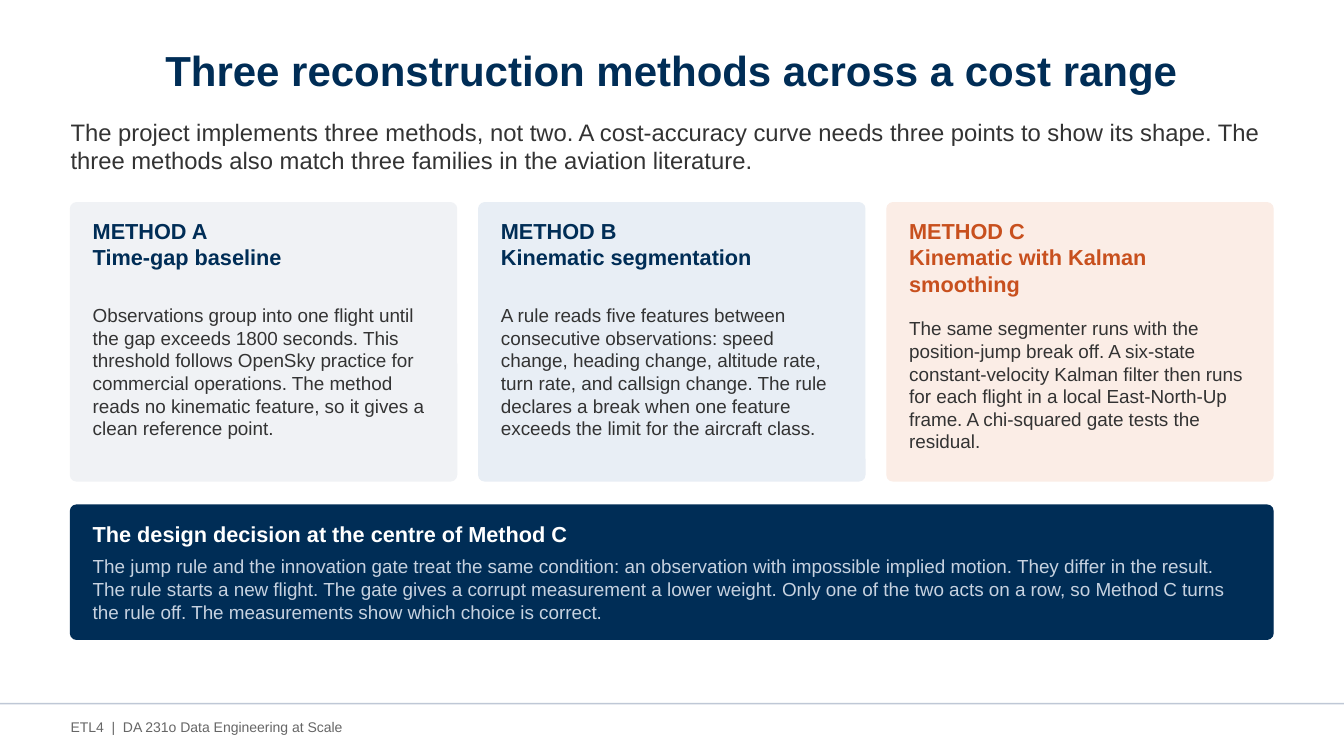
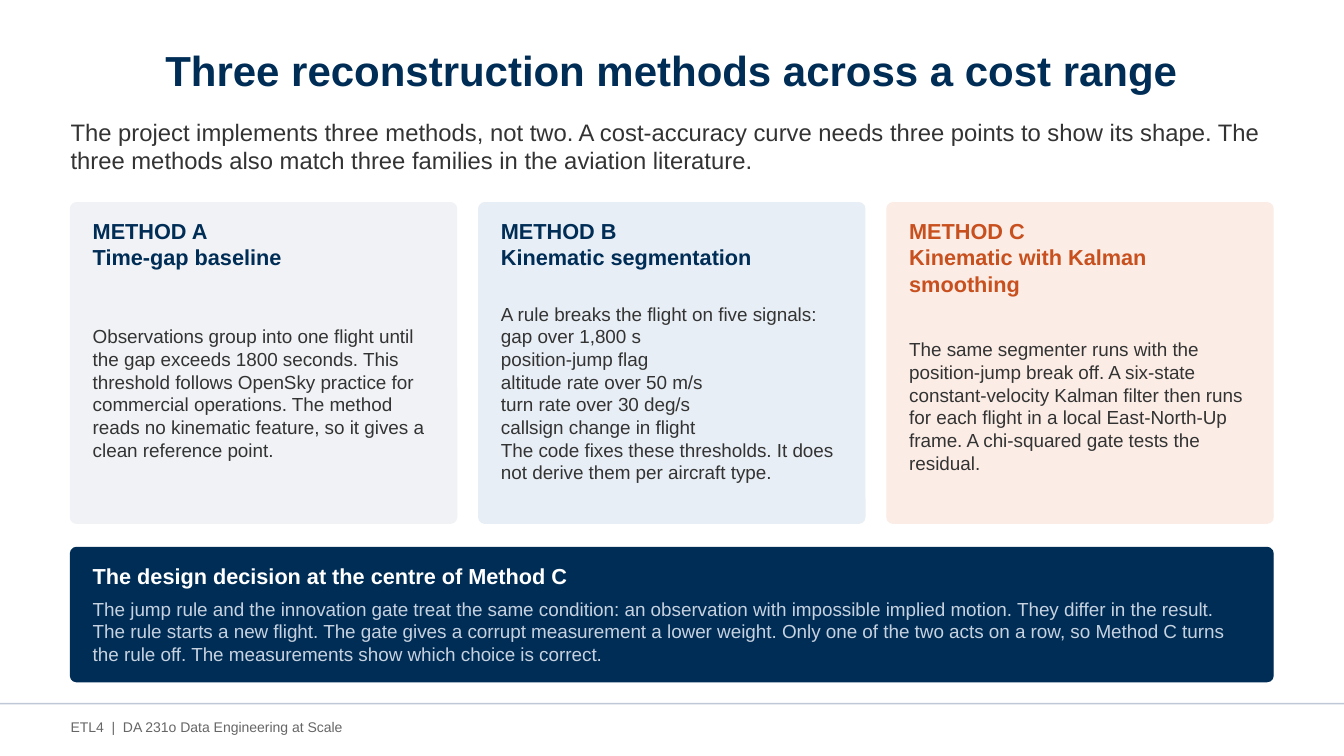
Before and after one commit to AvinashKompalli/Clean-Flight-Paths-from-Noisy-Aircraft-Data-at-Scale, a slide deck: slide 10 of etl4/docs/ETL4_Project_Presentation.pptx. Drawn at 1344x756 pixels with LibreOffice and Linux fonts; fonts in the diff are those of the drawing. Boxes give left, top, right and bottom in pixels: in the first picture for what was removed or moved away, otherwise in the second. Text is boxed around its words. In the diff, an @@ line names an element or a change of style, - is before the commit and + after.

Commit message:
docs: describe Method B segmentation as the code implements it
The report and the deck both said Method B breaks a flight when any of
five features exceeds "a threshold physically implausible for the
aircraft class, with thresholds derived from published type-certification
limits". etl4/reconstruct/kinematic.py does neither.

The boundary expression is time gap > 1,800 s, the position-jump flag,
|alt_rate| > 50 m/s, |turn_rate| > 30 deg/s, or a callsign change. The
three limits are module constants. The jump flag comes from clean.py,
which compares implied straight-line speed against 340 m/s. There is no
speed-change trigger separate from that flag, and nothing reads an
aircraft type.

Both artifacts now state the five real triggers with their values, and
say the thresholds are fixed in code. The motivation slide and section
1.2 keep the general argument for kinematics but no longer imply the
implementation resolves anything per aircraft class.

Numbers added to the report are 1,800, 50, 30 and 340; none were removed.

```diff
--- a/etl4/docs/ETL4_Project_Presentation.pptx
+++ b/etl4/docs/ETL4_Project_Presentation.pptx
@@ rounded rectangle: place and size @@
-rounded rectangle at box(71, 203, 457, 481)
+rounded rectangle at box(71, 203, 457, 523)
@@ rounded rectangle: place and size @@
-rounded rectangle at box(479, 203, 865, 481)
+rounded rectangle at box(479, 203, 865, 523)
@@ proportions changed in 3 elements at box(71, 203, 457, 523), box(479, 203, 865, 523), box(887, 203, 1273, 523) @@
@@ rounded rectangle: place and size @@
-rounded rectangle at box(887, 203, 1273, 481)
+rounded rectangle at box(887, 203, 1273, 523)
@@ text "Observations group into one flight ...": place and size @@
-text "Observations group into one flight ..." at box(93, 308, 425, 439)
+text "Observations group into one flight ..." at box(93, 329, 425, 461)
@@ text at box(501, 307, 834, 483): text changed @@
-A rule reads five features between consecutive observations: speed change, heading change, altitude rate, turn rate, and callsign change. The rule declares a break when one feature exceeds the limit for the aircraft class.
+A rule breaks the flight on five signals:
+gap over 1,800 s
+position-jump flag
+altitude rate over 50 m/s
+turn rate over 30 deg/s
+callsign change in flight
+The code fixes these thresholds. It does not derive them per aircraft type.
@@ text "The same segmenter runs with ...": place and size @@
-text "The same segmenter runs with ..." at box(909, 321, 1243, 448)
+text "The same segmenter runs with ..." at box(909, 342, 1243, 470)
@@ rounded rectangle: place and size @@
-rounded rectangle at box(71, 505, 1273, 639)
+rounded rectangle at box(71, 547, 1273, 682)
@@ text "The design decision at the ...": place and size @@
-text "The design decision at the ..." at box(93, 526, 567, 546)
+text "The design decision at the ..." at box(93, 568, 567, 589)
@@ text "The jump rule and the ...": place and size @@
-text "The jump rule and the ..." at box(93, 559, 1224, 619)
+text "The jump rule and the ..." at box(93, 602, 1224, 661)
```
Also in this commit, not shown: 1 other slide changed, 2 other files.
